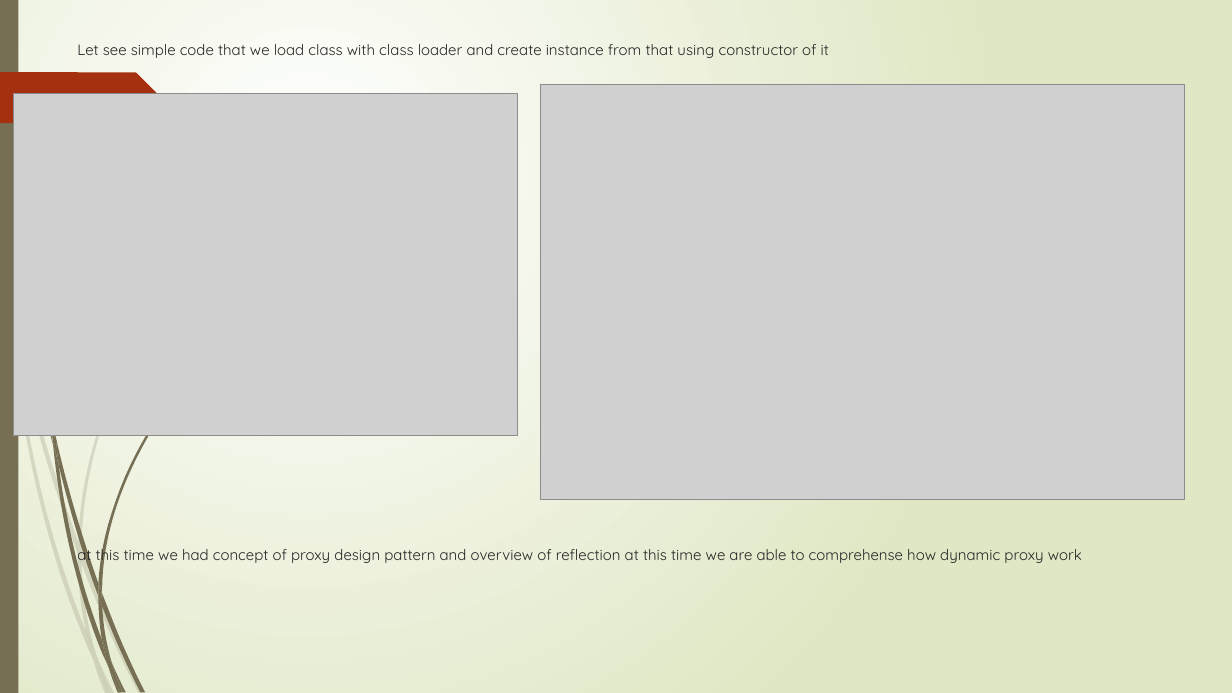
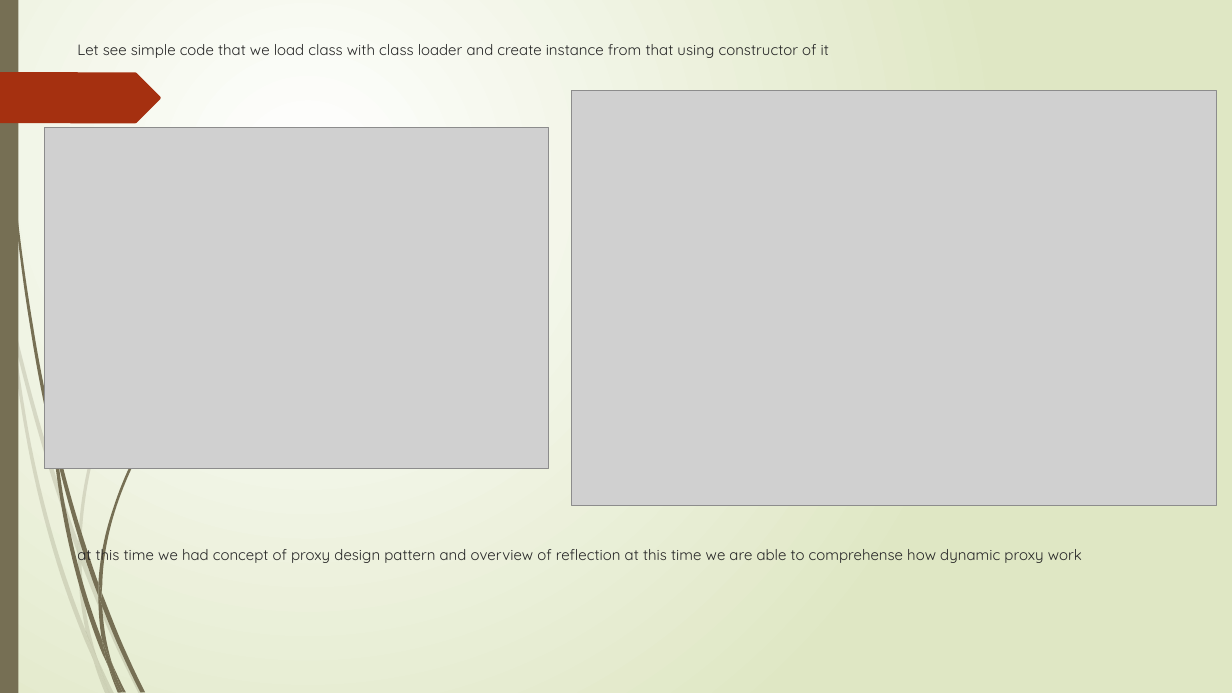
Before and after one commit to nasrmohammad4804/dynamic-proxy-presentation, a slide deck: slide 8 of DYNAMIC PROXY.pptx. Drawn at 1232x693 pixels with LibreOffice and Linux fonts; fonts in the diff are those of the drawing; grey boxes stand for pictures. Boxes give left, top, right and bottom in pixels: in the first picture for what was removed or moved away, otherwise in the second. Text is boxed around its words. In the diff, an @@ line names an element or a change of style, - is before the commit and + after.

Commit message:
add some changes to slide of dynamic proxy

```diff
--- a/DYNAMIC PROXY.pptx
+++ b/DYNAMIC PROXY.pptx
@@ picture: place and size @@
-picture at box(541, 85, 1186, 500)
+picture at box(572, 91, 1217, 506)
@@ picture: place and size @@
-picture at box(14, 94, 518, 436)
+picture at box(45, 128, 549, 470)
@@ freeform shape removed at box(47, 130, 65, 436) @@
@@ freeform shape removed at box(51, 415, 59, 467) @@
```
Also in this commit, not shown: 9 other slides changed, 1 slide added, 1 slide removed.
